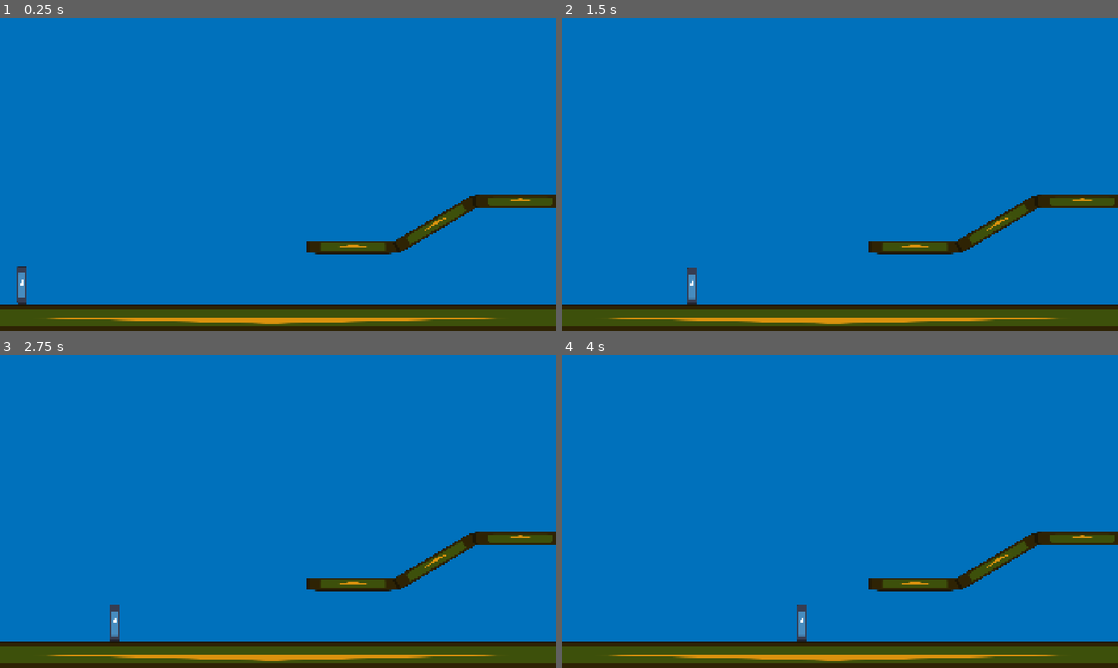
Above: before the commit, frames 1-4 (two rows, left to right).
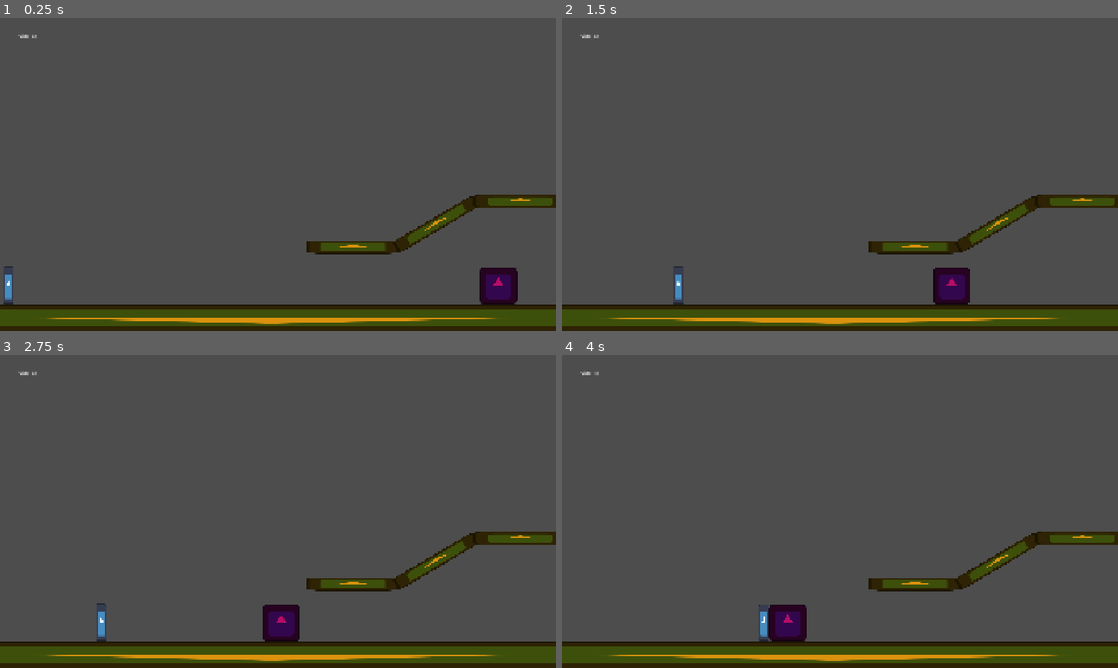
Above: after the commit, the same moments.

Repository: LeonardoMaidana/3-movimiento2dengodot
Game: Godot game, scene res://mundo/mundo.tscn
Two runs of this game, one before a commit and one after it. Both use one fixed random seed, a clock stepped at 60 frames per second and the inputs below. The engine's default icon, where the game draws it, is replaced by a stand-in: a white triangle on a blue panel in a dark square.
Inputs:
- Up to frame 1 (0.25 s): no input
- Up to frame 2 (1.5 s): tap Enter (ui_accept) at 0.5, 0.6, 0.77, 1.07, 1.35 s; hold Right (ui_right) from 0.53 s (still down)
- Up to frame 3 (2.75 s): tap Enter (ui_accept) at 1.52, 1.82, 2.1 s; release Right (ui_right) at 2.03 s; hold Left (ui_left) from 2.03 s (still down)
- Up to frame 4 (4 s): release Left (ui_left) at 2.78 s; hold Right (ui_right) from 2.78 s (still down); tap Enter (ui_accept) at 2.85, 3.02, 3.32, 3.6, 3.77 s

The runs differ from the first frame. In frame 1, 89% of the frame differs, in the area x 0-100%, y 0-92%; in frame 2, 89%; in frame 3, 89%; in frame 4, 90%.

Commit message:
Ejercicio 4

Diff:
--- /dev/null
+++ b/nuevo-proyecto-de-juego/Enemy's/enemy_1.gd
@@ -0,0 +1,86 @@
+extends CharacterBody2D
+
+enum State { PATROL, CHASE, ATACK}
+
+@export_group("Patrol")
+@export var patrol_speed = 100.0
+@export var patrol_points: Array[Vector2] = []
+
+@export_group("Chase")
+@export var chase_speed = 200.0
+@export var chase_range = 250.0
+@export var lose_range = 400.0
+
+@export_group("atack")
+@export var atack_range = 200.0
+@export var atack_count = 10
+
+var atack_cd = 1.0
+var atack_timer = 0.0
+var current_state: State = State.PATROL
+var patrol_index: int = 0
+var player: CharacterBody2D = null
+func _ready() -> void:
+	var players = get_tree().get_nodes_in_group("player")
+	if players.size() > 0:
+		player = players[0]
+
+func _physics_process(delta: float) -> void:
+	if atack_timer > 0:
+		atack_timer -= delta
+	if player == null:
+		return
+	var dist = global_position.distance_to(player.global_position)
+
+	match current_state:
+		State.PATROL:
+			if dist <= chase_range:
+				current_state = State.CHASE
+				print("Enemigo: cambio a CHASE")
+
+		State.CHASE:
+			if dist <= atack_range:
+				current_state = State.ATACK
+			elif dist >= lose_range:
+				current_state = State.PATROL
+				print("Enemigo: perdio al jugador, vuelve a Patrullaje")
+
+		State.ATACK:
+			if dist > atack_range:
+				current_state = State.CHASE
+
+	match current_state:
+		State.PATROL: _state_patrol(delta)
+		State.CHASE: _state_chase()
+		State.ATACK: _state_atack()
+
+	move_and_slide()
+
+
+func _state_patrol(delta:float) -> void:
+	if patrol_points.size() == 0:
+		return
+
+	var target = patrol_points[patrol_index]
+	var direction = (target - global_position)
+
+	if direction.length() < 5.0:
+		patrol_index = (patrol_index + 1) % patrol_points.size()
+	else:
+		velocity.x = sign(direction.x) * patrol_speed
+
+	if not is_on_floor():
+		velocity += get_gravity() * delta
+
+func _state_chase() -> void:
+	var direction = (player.global_position - global_position).normalized()
+	velocity.x = direction.x * chase_speed
+	if !is_on_floor():
+		velocity += get_gravity() * get_physics_process_delta_time()
+
+func _state_atack() -> void:
+	velocity.x = 0
+	if atack_timer <= 0:
+		player.take_damage(atack_count)
+		atack_timer = atack_cd
+		print("Enemigo toco al jugador! Le hizo danio: ")
--- /dev/null
+++ b/nuevo-proyecto-de-juego/Enemy's/enemy_1.tscn
@@ -0,0 +1,19 @@
+[gd_scene format=3 uid="uid://ceem88qmfqaq8"]
+
+[ext_resource type="Texture2D" uid="uid://c1tp7pqe622b5" path="res://assets/icon.svg" id="1_c0sjm"]
+[ext_resource type="Script" uid="uid://b0cyybi1ceo7a" path="res://Enemy's/enemy_1.gd" id="1_ywpf0"]
+
+[sub_resource type="RectangleShape2D" id="RectangleShape2D_ywpf0"]
+size = Vector2(128, 128)
+
+[node name="Enemy1" type="CharacterBody2D" unique_id=103710541]
+script = ExtResource("1_ywpf0")
+
+[node name="CollisionShape2D" type="CollisionShape2D" parent="." unique_id=782939642]
+shape = SubResource("RectangleShape2D_ywpf0")
+
+[node name="Sprite2D" type="Sprite2D" parent="." unique_id=1780883220]
+modulate = Color(0.71528214, 0.05362305, 0.40113813, 1)
+texture = ExtResource("1_c0sjm")
+
+[node name="RayCast2D" type="RayCast2D" parent="." unique_id=1269379375]
--- a/nuevo-proyecto-de-juego/mundo/mundo.tscn
+++ b/nuevo-proyecto-de-juego/mundo/mundo.tscn
@@ -3,16 +3,18 @@
 [ext_resource type="Texture2D" uid="uid://dumn5si4l184q" path="res://assets/sky_01.png" id="1_gb8mx"]
 [ext_resource type="PackedScene" uid="uid://2dxg0tumxpwa" path="res://personaje/player1.tscn" id="1_qda3l"]
 [ext_resource type="PackedScene" uid="uid://bjodso7nbcbc5" path="res://plataformas/plataforma.tscn" id="2_plq2l"]
+[ext_resource type="PackedScene" uid="uid://ceem88qmfqaq8" path="res://Enemy's/enemy_1.tscn" id="4_yp6t0"]
 
 [node name="Mundo" type="Node2D" unique_id=605737269]
 
-[node name="Sprite2D" type="Sprite2D" parent="." unique_id=1230935208]
+[node name="Fondo" type="Sprite2D" parent="." unique_id=1230935208]
+visible = false
 position = Vector2(896, 533)
 scale = Vector2(4.8461885, 4.100649)
 texture = ExtResource("1_gb8mx")
 
 [node name="Player1" parent="." unique_id=213477834 instance=ExtResource("1_qda3l")]
-position = Vector2(76, 893)
+position = Vector2(29, 922)
 scale = Vector2(0.28083876, 1.0131385)
 
 [node name="Plataforma" parent="." unique_id=51090818 instance=ExtResource("2_plq2l")]
@@ -31,3 +33,24 @@
 [node name="Plataforma4" parent="." unique_id=829786062 instance=ExtResource("2_plq2l")]
 position = Vector2(1797, 632)
 scale = Vector2(2.5424557, 0.35848323)
+
+[node name="Enemy1" parent="." unique_id=103710541 instance=ExtResource("4_yp6t0")]
+position = Vector2(1796, 924)
+patrol_speed = 300.0
+patrol_points = Array[Vector2]([Vector2(567, 923), Vector2(1796, 924), Vector2(567, 923)])
+
+[node name="CanvasLayer" type="CanvasLayer" parent="." unique_id=1589005365]
+
+[node name="HBoxContainer" type="HBoxContainer" parent="CanvasLayer" unique_id=760541353]
+offset_left = 66.0
+offset_top = 43.0
+offset_right = 128.0
+offset_bottom = 83.0
+
+[node name="UI_vida" type="Label" parent="CanvasLayer/HBoxContainer" unique_id=1060180294]
+layout_mode = 2
+text = "Vida:"
+
+[node name="UI_hp" type="Label" parent="CanvasLayer/HBoxContainer" unique_id=360667075]
+layout_mode = 2
+text = "40"
--- a/nuevo-proyecto-de-juego/personaje/player1.tscn
+++ b/nuevo-proyecto-de-juego/personaje/player1.tscn
@@ -6,7 +6,7 @@
 [sub_resource type="RectangleShape2D" id="RectangleShape2D_rrfll"]
 size = Vector2(128, 128)
 
-[node name="Player1" type="CharacterBody2D" unique_id=213477834]
+[node name="Player1" type="CharacterBody2D" unique_id=213477834 groups=["player"]]
 script = ExtResource("1_0k6tk")
 
 [node name="CollisionShape2D" type="CollisionShape2D" parent="." unique_id=1592407546]
--- a/nuevo-proyecto-de-juego/personaje/player_1script.gd
+++ b/nuevo-proyecto-de-juego/personaje/player_1script.gd
@@ -1,19 +1,34 @@
 extends CharacterBody2D
 
-
-const SPEED = 350.0
-const JUMP_VELOCITY = -450.0
-var  max_jumps = 2
+@export var max_health = 40
+var current_health = 40
+var hp_label: Label = null
+@export var speed = 350.0
+@export var jump_velocity = -450.0
+@export var  max_jumps = 2
 var jumps_left = 2
-var dash_speed = 600.0
-var dash_duration = 0.1
-var dash_cd = 2
+@export var dash_speed = 600.0
+@export var dash_duration = 0.1
+@export var dash_cd = 2
 var dash_cd_timer = 0.0
 var dash_timer = 0.0
 var is_dashing = false
 var can_dash = true
 var dash_direction = Vector2.ZERO
 var last_h_direction = 1
+
+func _ready() -> void:
+	hp_label =get_tree().root.find_child("UI_hp", true, false)
+
+func take_damage(ammount: int) -> void:
+	current_health -= ammount
+	current_health = max(current_health, 0)
+	print("Jugador recibió daño! HP restante: ", current_health)
+	if hp_label:
+		hp_label.text = str(current_health)
+	if current_health <= 0:
+		print("Jugador muerto")
+		queue_free()
 
 func _physics_process(delta: float) -> void:
 
@@ -30,7 +45,8 @@
 		dash_cd_timer = dash_cd
 		# Lo de arriba lo pense, de como seria un dash pero lo de aca abajo,
 		#Entiendo por partes, Vector2, se que son las cordenadas que le dan al dash_direction
-
+		#despues de toda la actualizacion, mejore el dash
+		#pero me hubiese gustado dejarlo mucho mejor
 		dash_direction = Input.get_vector("ui_left","ui_right", "ui_up", "ui_down")
 
 		if dash_direction == Vector2.ZERO:
@@ -62,14 +78,14 @@
 			#can_dash = true
 	#Implementacion del salto
 	if Input.is_action_just_pressed("ui_up") and jumps_left > 0:
-			velocity.y = JUMP_VELOCITY
+			velocity.y = jump_velocity
 			jumps_left -= 1
 
 
 	var direction := Input.get_axis("ui_left", "ui_right")
 	if direction:
-		velocity.x = direction * SPEED
+		velocity.x = direction * speed
 		last_h_direction = direction
 	else:
-		velocity.x = move_toward(velocity.x, 0, SPEED)
+		velocity.x = move_toward(velocity.x, 0, speed)
 	move_and_slide()
--- a/nuevo-proyecto-de-juego/project.godot
+++ b/nuevo-proyecto-de-juego/project.godot
@@ -21,6 +21,10 @@
 window/size/viewport_height=1080
 window/stretch/mode="canvas_items"
 
+[global_group]
+
+player=""
+
 [physics]
 
 3d/physics_engine="Jolt Physics"
Not shown, added: nuevo-proyecto-de-juego/Enemy's/enemy_1.gd.uid
